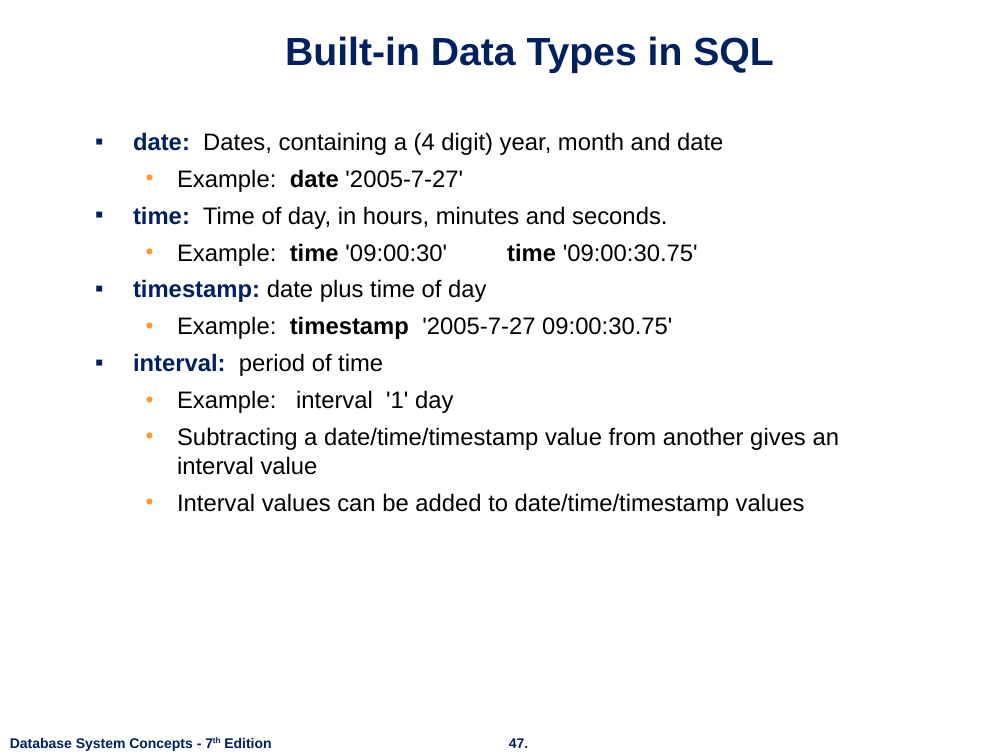
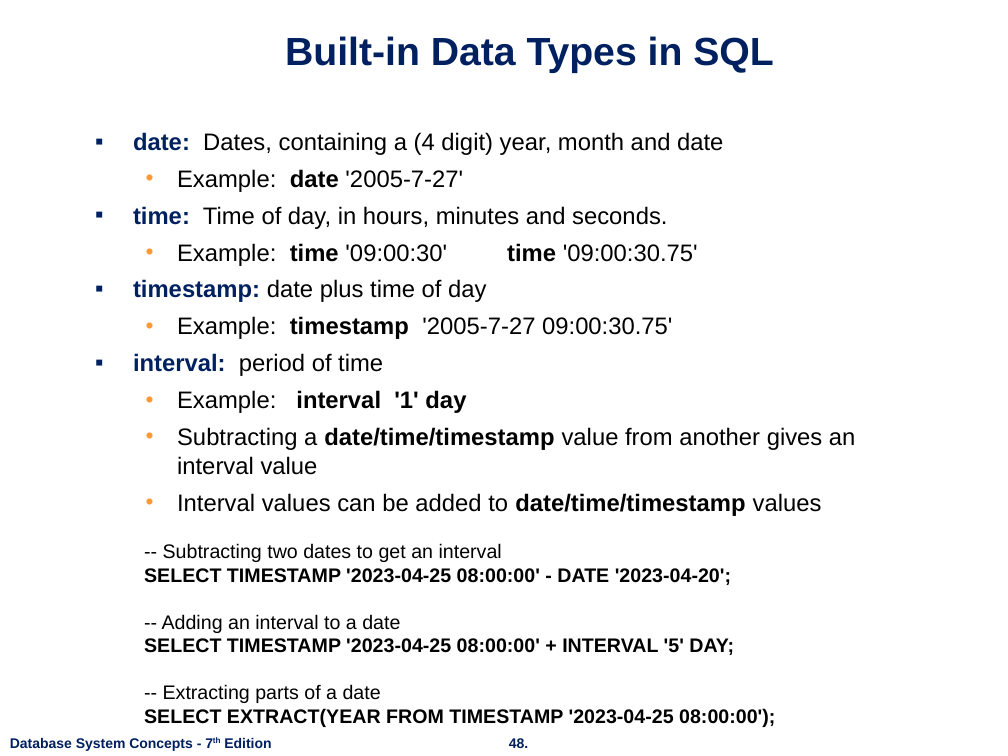
Before and after one commit to nashurgessa/DB-practices, a slide deck: slide 48 of Slides/L10-12 Intermediate SQL.pptx (slide 47 before the commit). Drawn at 1008x756 pixels with LibreOffice and Linux fonts; fonts in the diff are those of the drawing; background and template pictures are left out. Boxes give left, top, right and bottom in pixels: in the first picture for what was removed or moved away, otherwise in the second. Text is boxed around its words. In the diff, an @@ line names an element or a change of style, - is before the commit and + after.

```diff
--- a/Slides/L10-12 Intermediate SQL.pptx
+++ b/Slides/L10-12 Intermediate SQL.pptx
@@ text at [177, 390, 855, 516]: bold on in "interval '1' day", "date/time/timestamp", "date/time/timestamp" @@
@@ text added at [144, 543, 775, 727], 14 pt, text #000000, bold @@
+-- Subtracting two dates to get an interval
+SELECT TIMESTAMP '2023-04-25 08:00:00' - DATE '2023-04-20';
+-- Adding an interval to a date
+SELECT TIMESTAMP '2023-04-25 08:00:00' + INTERVAL '5' DAY;
+-- Extracting parts of a date
+SELECT EXTRACT(YEAR FROM TIMESTAMP '2023-04-25 08:00:00');
@@ page number at [509, 738, 528, 748]: text changed @@
-47.
+48.
```
Also in this commit, not shown: 5 other slides changed, 1 slide added.
